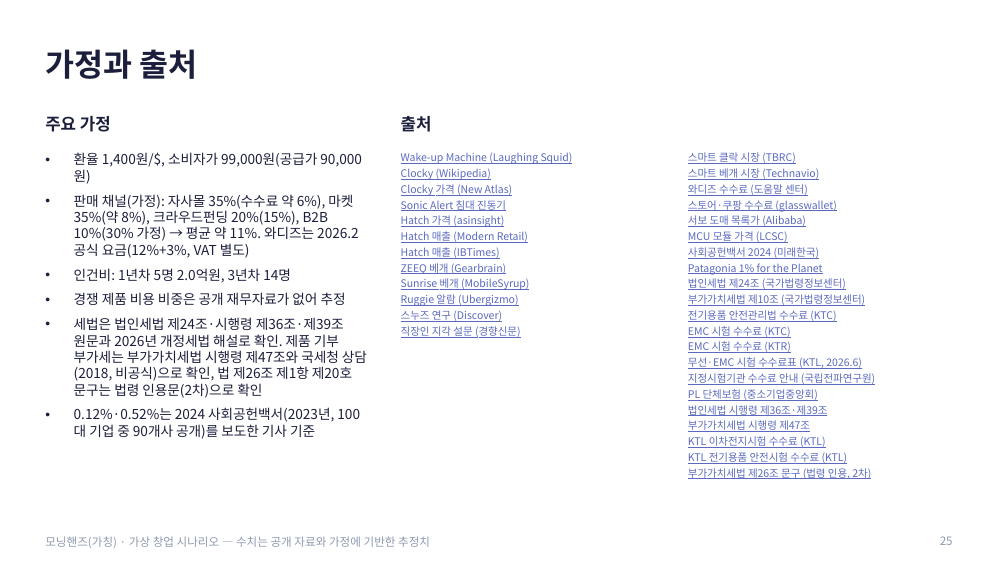
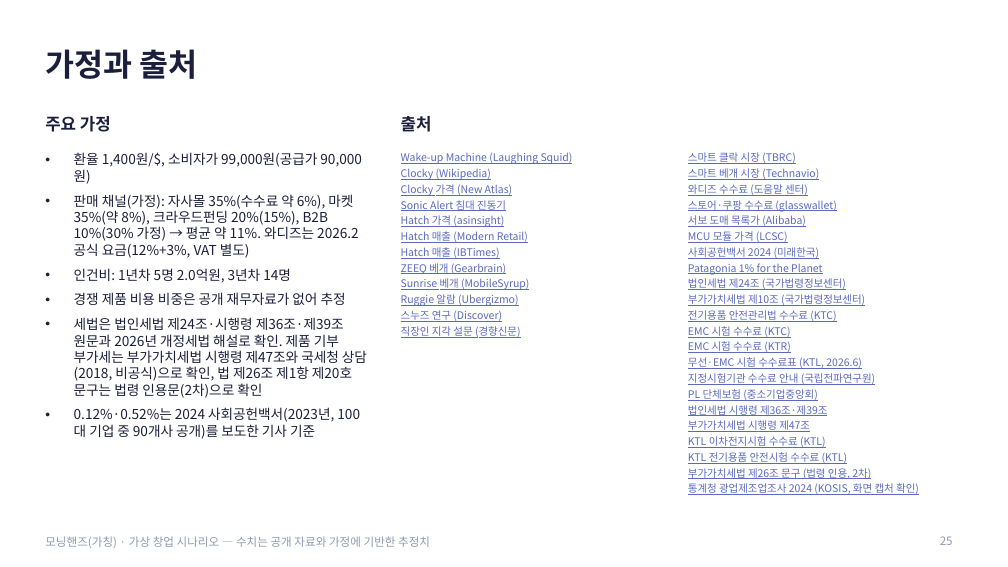
Before and after one commit to g975682-source/-, a slide deck: slide 25 of MorningHands_Business_Analysis.pptx. Drawn at 1008x567 pixels with LibreOffice and Linux fonts; fonts in the diff are those of the drawing. Boxes give left, top, right and bottom in pixels: in the first picture for what was removed or moved away, otherwise in the second. Text is boxed around its words. In the diff, an @@ line names an element or a change of style, - is before the commit and + after.

```diff
--- a/MorningHands_Business_Analysis.pptx
+++ b/MorningHands_Business_Analysis.pptx
@@ text at bbox=[688, 483, 919, 495]: paragraph added @@
+통계청 광업제조업조사 2024 (KOSIS, 화면 캡처 확인)
```
Also in this commit, not shown: 2 other slides changed, 2 other files.
